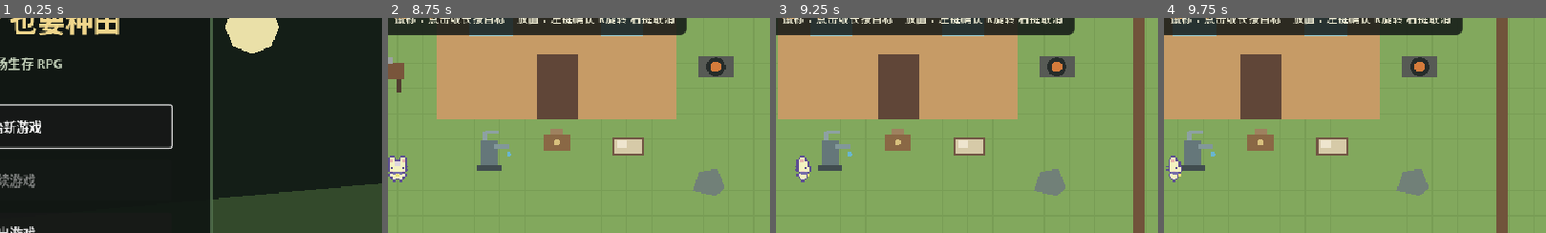
Above: before the commit, frames 1-4 (left to right).
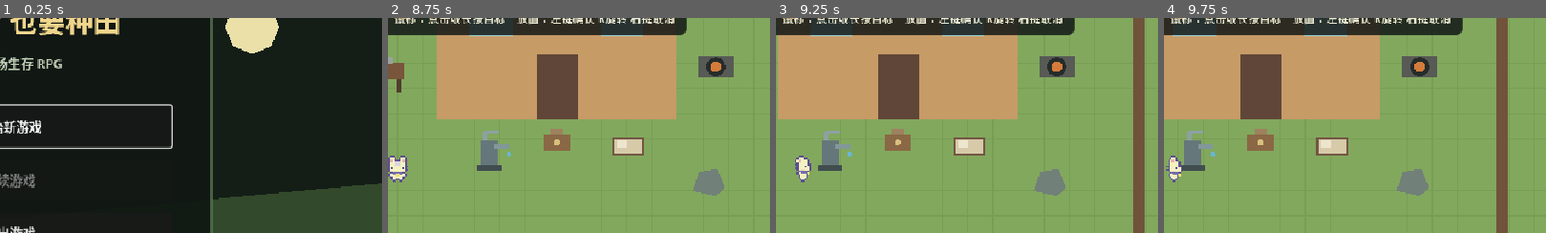
Above: after the commit, the same moments.

Repository: fanfanhappy/zombie-farm-survival
Game: Godot game, scene res://scenes/ui/main_menu.tscn
Same seed, same stepped clock (60 frames per second), same inputs: the game is played once before the commit and once after it.
Inputs (mouse positions are % of the whole screen's width and height, from its top left):
- Up to frame 1 (0.25 s): no input
- Up to frame 2 (8.75 s): click "开始新游戏" at 0.5 s; click "1 木棒 ×1" at 1.25 s; click "▶1 木棒 ×1" at 2 s; click "2 石锄 ×1" at 2.75 s; click "▶2 石锄 ×1" at 3.5 s; click "3 简易浇水壶 ×1" at 4.25 s; click "2 石锄 ×1" at 5 s; click "4 空槽位" at 5.75 s; click "5 空槽位" at 6.5 s; click "6 空槽位" at 7.25 s; click "7 空槽位" at 8 s
- Up to frame 3 (9.25 s): tap Enter at 8.75 s; move the mouse to (72, 45) at 8.77 s; hold D (move_right) from 8.78 s (still down); hold X (dismantle_structure) from 8.78 s (still down); click (72, 45) at 8.92 s
- Up to frame 4 (9.75 s): release D (move_right) at 9.5 s; release X (dismantle_structure) at 9.5 s; drag from (30, 55) to (45, 70) at 9.52 s
The pictures show only the part of the screen within x 49-99%, y 17-67%; the shares and areas given below are measured in that part.

Frames 1-2 are identical in both runs. In frame 3, 0.1% of the frame differs, in the area x 5-10%, y 64-74%; in frame 4, nothing differs.

Commit message:
统一玩家与工具动画为三帧每秒

Diff:
--- a/scripts/actors/player/player_controller.gd
+++ b/scripts/actors/player/player_controller.gd
@@ -5,7 +5,9 @@
 
 const WALK_TEXTURE := preload("res://assets/art/characters/basic_charakter_spritesheet.png")
 const ACTION_TEXTURE := preload("res://assets/art/characters/basic_charakter_actions.png")
-const TOOL_ACTION_DURATION := 0.48
+const ANIMATION_FPS := 3.0
+const TOOL_ACTION_FRAME_COUNT := 3
+const TOOL_ACTION_DURATION := TOOL_ACTION_FRAME_COUNT / ANIMATION_FPS
 
 signal interaction_requested
 signal attack_requested
@@ -88,7 +90,7 @@
 		_regenerate_stamina(delta)
 	if direction != Vector2.ZERO:
 		facing_direction = direction.normalized()
-		step_time += delta * 10.0
+		step_time += delta * ANIMATION_FPS
 	else:
 		step_time = 0.0
 	_update_character_sprite(direction)
@@ -287,7 +289,7 @@
 		character_sprite.hframes = 3
 		character_sprite.vframes = 12
 		var elapsed := TOOL_ACTION_DURATION - tool_action_time_left
-		var action_frame := mini(int(elapsed / (TOOL_ACTION_DURATION / 3.0)), 2)
+		var action_frame := mini(int(elapsed * ANIMATION_FPS), TOOL_ACTION_FRAME_COUNT - 1)
 		character_sprite.frame = (tool_action_row_offset + direction_row) * 3 + action_frame
 		character_sprite.modulate = Color("#ffb3ad") if hurt_flash_left > 0.0 else Color.WHITE
 		return
--- a/scripts/core/game_controller.gd
+++ b/scripts/core/game_controller.gd
@@ -283,7 +283,7 @@
 			return
 		player.facing_direction = player.global_position.direction_to(target.global_position)
 		target.interact(self)
-		mouse_action_cooldown = 0.55
+		mouse_action_cooldown = player.TOOL_ACTION_DURATION
 		return
 	if player.try_mouse_attack(mouse_world_position): mouse_action_cooldown = player.attack_cooldown
 	else: mouse_action_cooldown = 0.1
Not shown, changed: README.md
